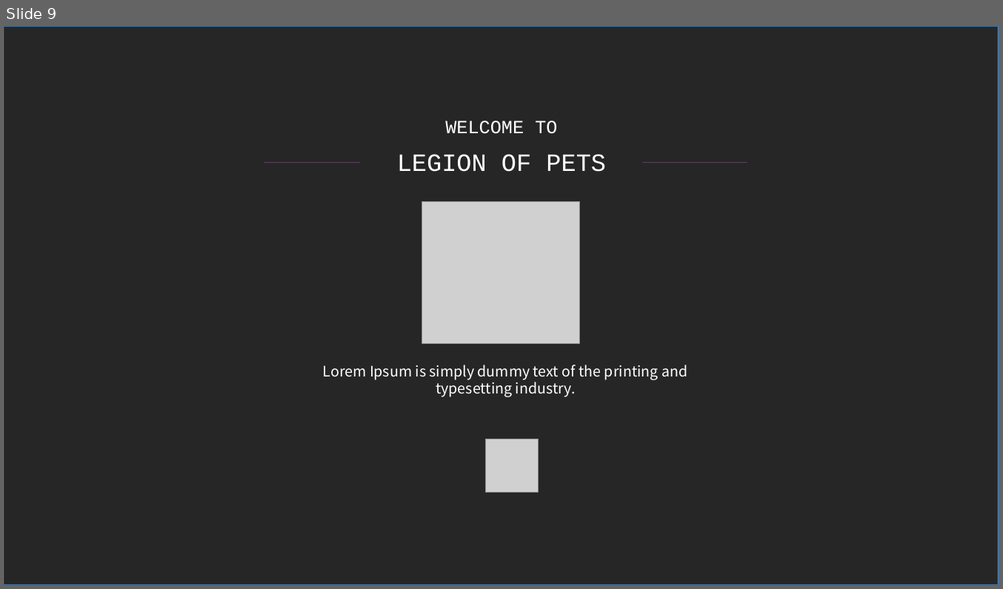
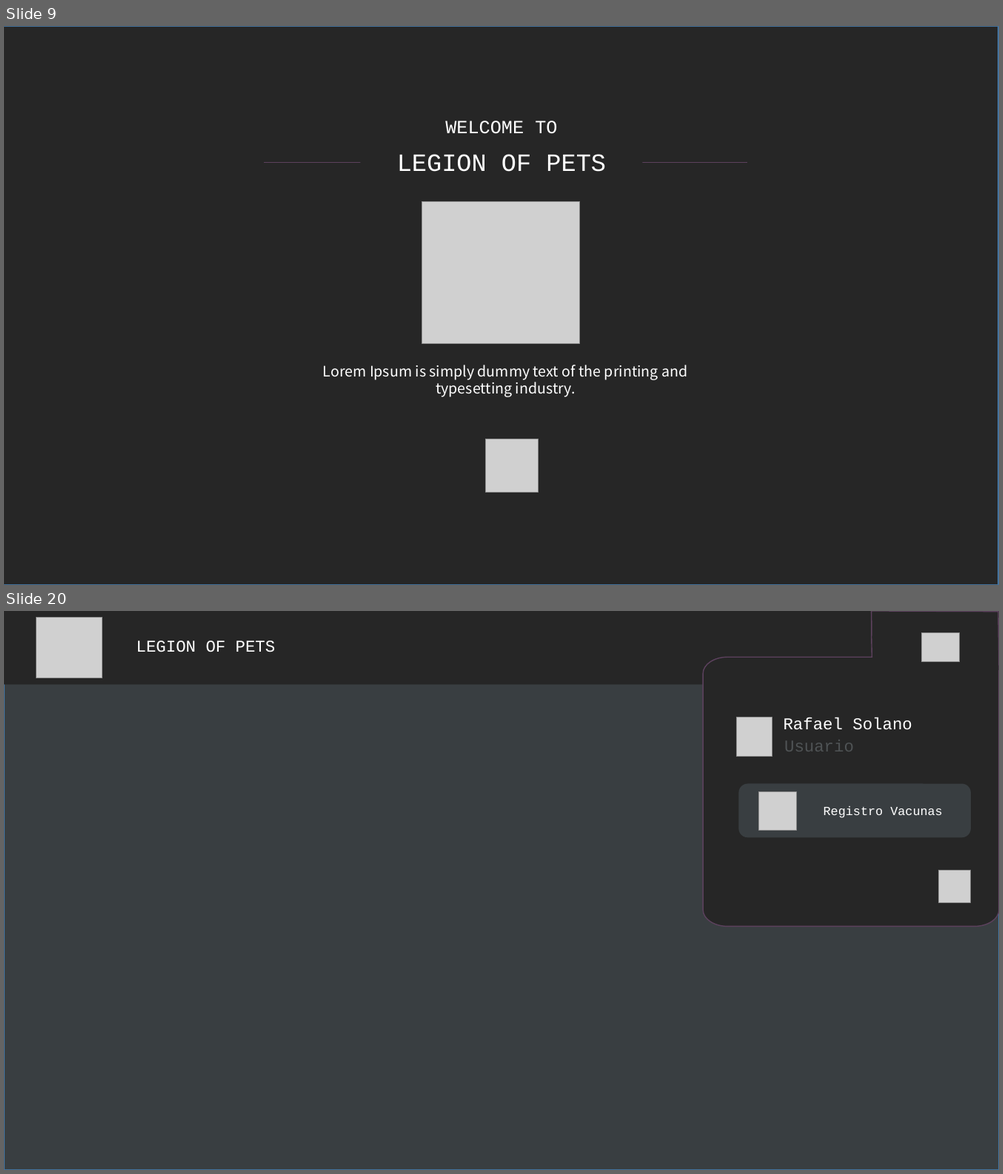
Before and after one commit to fafi-svg/App_web_vacunas, a slide deck: Documents_Desing/Diseños_veterinaria_vacunas.pptx. Shown one above the other, each under a label of ours: slide 9 before the commit, slides 9 and 20 after it; the slides between them are not shown. The pictures are 1003x589 and 1003x1174 pixels, drawn with LibreOffice and Linux fonts; fonts in the diff are those of the drawing; grey boxes stand for pictures. Boxes give left, top, right and bottom in pixels: in the first picture for what was removed or moved away, otherwise in the second. Text is boxed around its words. In the diff, an @@ line names an element or a change of style, - is before the commit and + after.

```diff
--- a/Documents_Desing/Diseños_veterinaria_vacunas.pptx
+++ b/Documents_Desing/Diseños_veterinaria_vacunas.pptx
@@ slide 20 added at (x1=4, y1=611, x2=999, y2=1170), background #FFFFFF @@
@@ rectangle added at (x1=4, y1=611, x2=999, y2=685), fill #262626 @@
@@ picture added at (x1=36, y1=617, x2=102, y2=678) @@
@@ text added at (x1=136, y1=641, x2=276, y2=652), 16 pt, text #FFFFFF @@
+LEGION OF PETS
@@ rectangle added at (x1=4, y1=682, x2=999, y2=1170), fill #393E41, outline #43739E 1 pt @@
@@ group added at (x1=703, y1=611, x2=999, y2=926): 4 pictures, 2 texts, 1 freeform shape, 1 rounded rectangle @@
+Rafael Solano
+Usuario
+Registro Vacunas
```
Also in this commit, not shown: 4 slides changed, 16 other slides added, 3 slides removed.
